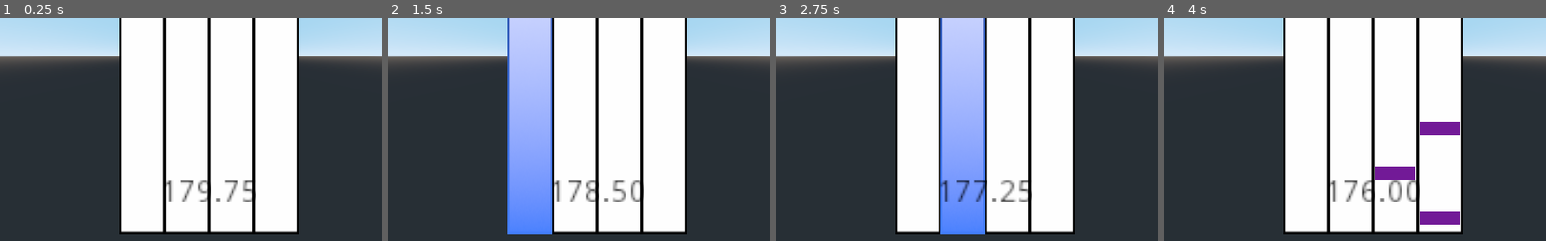
Above: before the commit, frames 1-4 (left to right).
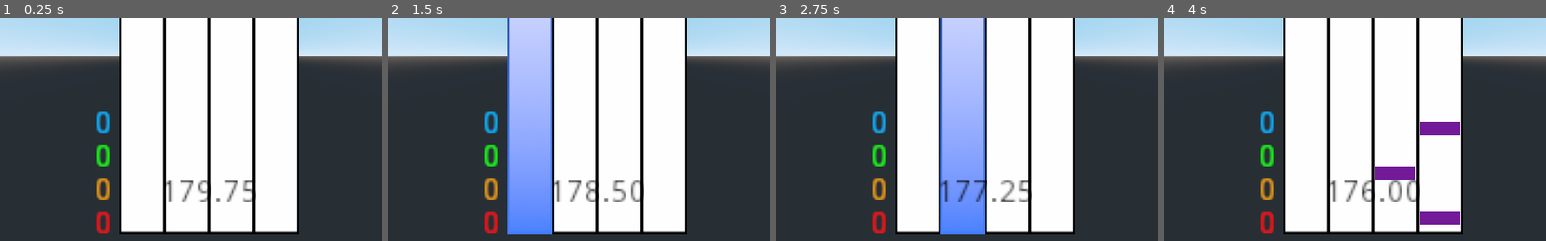
Above: after the commit, the same moments.

Repository: Xwilarg/BearJam
Game: Godot game, scene res://Scenes/Night.tscn
The game is run twice, just before and just after one commit, with the same random seed, the same clock (stepped at 60 frames per second) and the same inputs. This scene is started directly instead of the project's main scene.
Inputs (mouse positions are % of the whole screen's width and height, from its top left):
- Up to frame 1 (0.25 s): no input
- Up to frame 2 (1.5 s): tap Enter at 0.5 s; move the mouse to (72, 45) at 0.52 s; hold D (right) 0.53-1.28 s; tap K (Line_2) at 0.6 s; move the mouse to (30, 55) at 1.27 s; hold S (backward) from 1.28 s (still down); tap L (Line_3) at 1.35 s
- Up to frame 3 (2.75 s): move the mouse to (60, 28) at 2.02 s; release S (backward) at 2.03 s; hold D (right) from 2.03 s (still down); hold Space (action_spacebar) from 2.03 s (still down)
- Up to frame 4 (4 s): move the mouse to (45, 70) at 2.77 s; release D (right) at 2.78 s; release Space (action_spacebar) at 2.78 s; hold W (forward) 2.78-3.53 s; tap K (Line_2) at 2.85 s; move the mouse to (80, 65) at 3.52 s; hold A (left) from 3.53 s (still down); tap L (Line_3) at 3.6 s
The pictures show only the part of the screen within x 23-73%, y 41-91%; the shares and areas given below are measured in that part.

The runs differ from the first frame. In frame 1, 1.1% of the frame differs, in the area x 25-29%, y 41-97%; in frame 2, 1.1%; in frame 3, 1.1%; in frame 4, 1.1%.

Commit message:
Add great good bad miss

Diff:
--- a/Scenes/Night.tscn
+++ b/Scenes/Night.tscn
@@ -91,4 +91,34 @@
 pixel_size = 0.05
 text = "L"
 
+[node name="Score" type="Spatial" parent="."]
+
+[node name="Miss" type="Label3D" parent="Score"]
+transform = Transform( 1, 0, 0, 0, 1, 0, 0, 0, 1, -2.17088, 1.21565, -2.009 )
+pixel_size = 0.05
+modulate = Color( 1, 0, 0, 1 )
+text = "0"
+horizontal_alignment = 2
+
+[node name="Bad" type="Label3D" parent="Score"]
+transform = Transform( 1, 0, 0, 0, 1, 0, 0, 0, 1, -2.171, 1.966, -2.009 )
+pixel_size = 0.05
+modulate = Color( 0.921569, 0.631373, 0.0156863, 1 )
+text = "0"
+horizontal_alignment = 2
+
+[node name="Good" type="Label3D" parent="Score"]
+transform = Transform( 1, 0, 0, 0, 1, 0, 0, 0, 1, -2.171, 2.716, -2.009 )
+pixel_size = 0.05
+modulate = Color( 0.0980392, 1, 0.0235294, 1 )
+text = "0"
+horizontal_alignment = 2
+
+[node name="Great" type="Label3D" parent="Score"]
+transform = Transform( 1, 0, 0, 0, 1, 0, 0, 0, 1, -2.171, 3.466, -2.009 )
+pixel_size = 0.05
+modulate = Color( 0, 0.717647, 1, 1 )
+text = "0"
+horizontal_alignment = 2
+
 [connection signal="body_entered" from="Miss Area" to="." method="_on_Miss_Area_body_entered"]
--- a/Scripts/GameSytem.gd
+++ b/Scripts/GameSytem.gd
@@ -1,6 +1,6 @@
 extends Node
 
-var permissiveness = 1.0 # How much error margin you have when clicking a note, must be < 2
+var permissiveness = .5 # How much error margin you have when clicking a note
 var maxBurst = 3 # Number of patterns that can follow each others
 var delayBetweenNotes = 0.1 # Number of seconds between each notes
 var songDuration = 180 # Duration of the song
--- a/Scripts/Night.gd
+++ b/Scripts/Night.gd
@@ -1,6 +1,5 @@
 extends Spatial
 
-var score = 0
 var combo = 0;
 var rng: RandomNumberGenerator = RandomNumberGenerator.new()
 
@@ -19,11 +18,26 @@
 var comboLabel: Object
 var timerLabel: Object
 
+var nbMiss: int
+var nbBad: int
+var nbGood: int
+var nbGreat: int
+
+var scoreMiss: Object
+var scoreBad: Object
+var scoreGood: Object
+var scoreGreat: Object
+
 var allNotes = []
 
 var musicTimer: float
 
 func _ready():
+	scoreMiss = $Score/Miss
+	scoreBad = $Score/Bad
+	scoreGood = $Score/Good
+	scoreGreat = $Score/Great
+
 	linesDisplay = [ $Line1/DisplayLine, $Line2/DisplayLine, $Line3/DisplayLine, $Line4/DisplayLine ]
 	comboLabel = $ComboLabel
 	timerLabel = $TimerLabel
@@ -101,9 +115,16 @@
 				if note.translation.x == xOffset + i:
 					var dist = getYDistance(note)
 					if dist < gd.permissiveness:
-						score += 1;
+						nbGreat += 1;
 						combo += 1;
-					elif dist < 2:
+					elif dist < gd.permissiveness * 2.0:
+						nbGood += 1;
+						combo += 1;
+					elif dist < gd.permissiveness * 3.0:
+						nbBad += 1
+						combo = 0
+					elif dist < gd.permissiveness * 4.0:
+						nbMiss += 1
 						combo = 0
 					else:
 						break
@@ -114,6 +135,10 @@
 
 func update_ui():
 	comboLabel.text = "" if combo < 10 else str(combo)
+	scoreGreat.text = str(nbGreat)
+	scoreGood.text = str(nbGood)
+	scoreBad.text = str(nbBad)
+	scoreMiss.text = str(nbMiss)
 
 func _input(event):
 	if event is InputEventKey:
